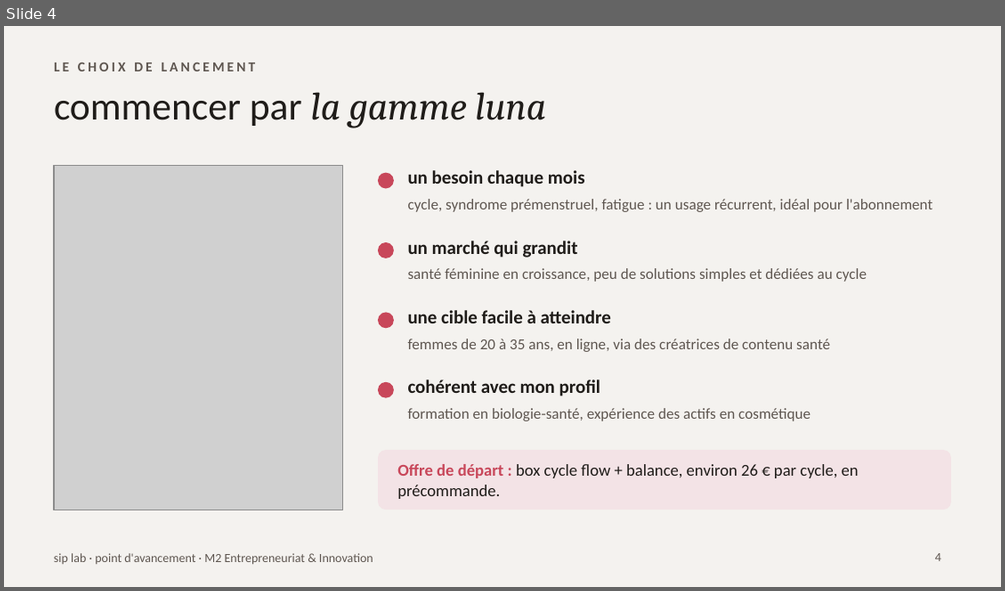
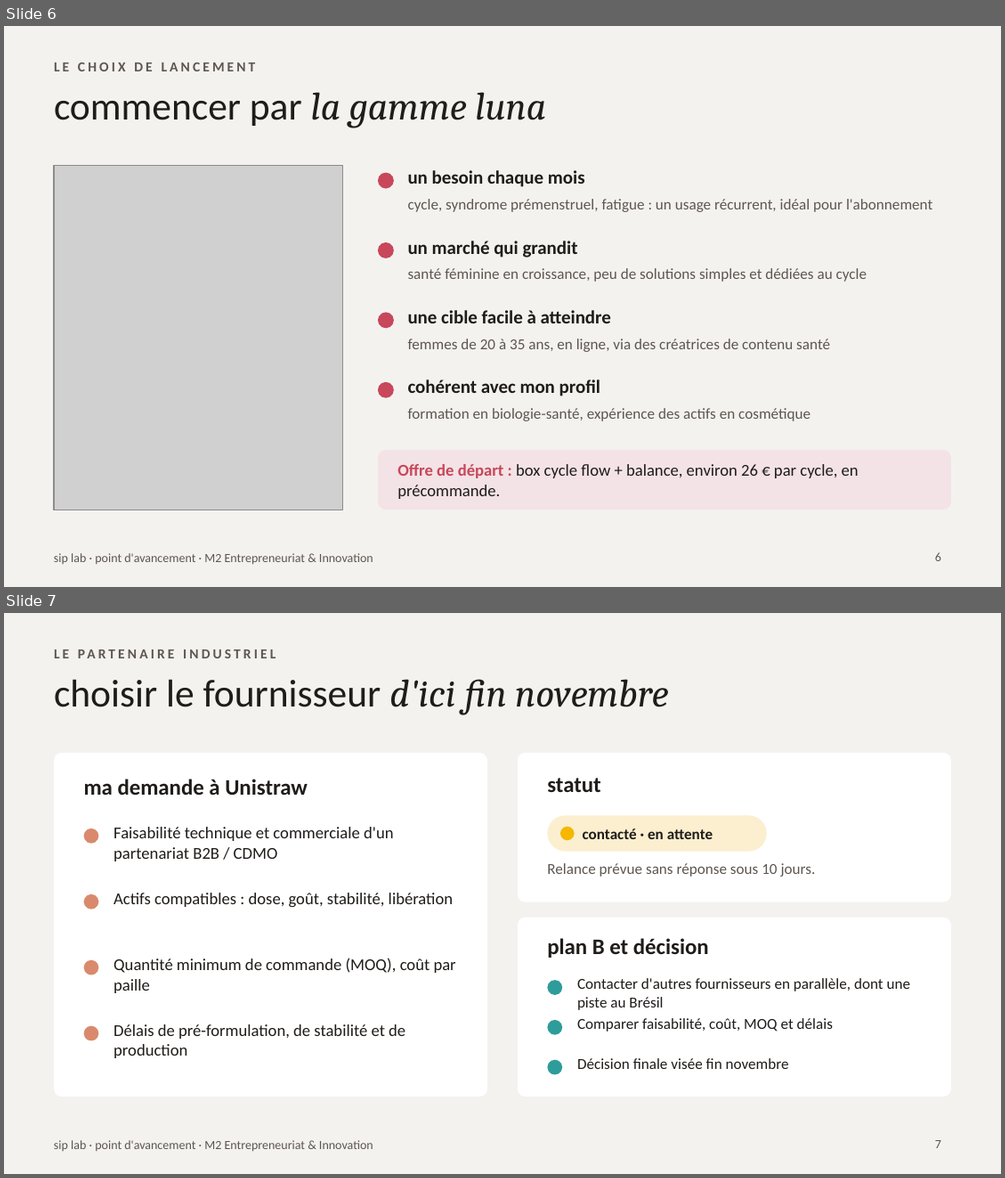
Before and after one commit to nisrine-max/mon-sitee, a slide deck: pitch/siplab-point-avancement-FR.pptx. Shown one above the other, each under a label of ours: slide 4 before the commit, slides 6 and 7 after it. The pictures are 1005x591 and 1005x1178 pixels, drawn with LibreOffice and Linux fonts; fonts in the diff are those of the drawing; grey boxes stand for pictures. Boxes give left, top, right and bottom in pixels: in the first picture for what was removed or moved away, otherwise in the second. Text is boxed around its words. In the diff, an @@ line names an element or a change of style, - is before the commit and + after.

```diff
--- a/pitch/siplab-point-avancement-FR.pptx
+++ b/pitch/siplab-point-avancement-FR.pptx
@@ slide 7 added at (x1=4, y1=613, x2=1001, y2=1174), background #F4F2EF; not listed: 1 template element that a slide beside it also shows @@
@@ text added at (x1=54, y1=645, x2=951, y2=670), 10 pt, text #5E5650, bold @@
+LE PARTENAIRE INDUSTRIEL
@@ title added at (x1=54, y1=679, x2=668, y2=715), 28 pt, text #1F1C19 @@
+choisir le fournisseur d'ici fin novembre
@@ rounded rectangle added at (x1=54, y1=753, x2=487, y2=1096), fill #FFFFFF @@
@@ rounded rectangle added at (x1=518, y1=753, x2=951, y2=902), fill #FFFFFF @@
@@ text added at (x1=84, y1=779, x2=307, y2=795), 16 pt, text #1F1C19, bold @@
+ma demande à Unistraw
@@ text added at (x1=547, y1=778, x2=600, y2=792), 16 pt, text #1F1C19, bold @@
+statut
@@ rounded rectangle added at (x1=547, y1=815, x2=767, y2=852), fill #FCEFD0 @@
@@ ellipse added at (x1=84, y1=828, x2=98, y2=844), fill #D98A6C @@
@@ text added at (x1=113, y1=827, x2=393, y2=861), 12 pt, text #1F1C19 @@
+Faisabilité technique et commerciale d'un partenariat B2B / CDMO
@@ ellipse added at (x1=560, y1=827, x2=574, y2=840), fill #F5B700 @@
@@ text added at (x1=582, y1=828, x2=712, y2=839), 11 pt, text #1F1C19, bold @@
+contacté · en attente
@@ text added at (x1=547, y1=863, x2=816, y2=876), 11 pt, text #5E5650 @@
+Relance prévue sans réponse sous 10 jours.
@@ ellipse added at (x1=84, y1=894, x2=98, y2=909), fill #D98A6C @@
@@ text added at (x1=113, y1=892, x2=453, y2=907), 12 pt, text #1F1C19 @@
+Actifs compatibles : dose, goût, stabilité, libération
@@ rounded rectangle added at (x1=518, y1=917, x2=951, y2=1096), fill #FFFFFF @@
@@ text added at (x1=113, y1=957, x2=456, y2=993), 12 pt, text #1F1C19 @@
+Quantité minimum de commande (MOQ), coût par paille
@@ text added at (x1=547, y1=938, x2=709, y2=957), 16 pt, text #1F1C19, bold @@
+plan B et décision
@@ ellipse added at (x1=84, y1=960, x2=98, y2=975), fill #D98A6C @@
@@ ellipse added at (x1=547, y1=980, x2=562, y2=995), fill #2E9C9A @@
@@ text added at (x1=577, y1=978, x2=911, y2=1010), 11 pt, text #1F1C19 @@
+Contacter d'autres fournisseurs en parallèle, dont une piste au Brésil
@@ ellipse added at (x1=84, y1=1026, x2=98, y2=1040), fill #D98A6C @@
@@ text added at (x1=113, y1=1024, x2=405, y2=1058), 12 pt, text #1F1C19 @@
+Délais de pré-formulation, de stabilité et de production
@@ ellipse added at (x1=547, y1=1020, x2=562, y2=1035), fill #2E9C9A @@
@@ text added at (x1=577, y1=1018, x2=833, y2=1031), 11 pt, text #1F1C19 @@
+Comparer faisabilité, coût, MOQ et délais
@@ ellipse added at (x1=547, y1=1060, x2=562, y2=1075), fill #2E9C9A @@
@@ text added at (x1=577, y1=1058, x2=789, y2=1069), 11 pt, text #1F1C19 @@
+Décision finale visée fin novembre
@@ page number added at (x1=935, y1=1140, x2=941, y2=1148), 9 pt, text #5E5650 @@
+7
@@ what was slide 4 is now slide 6 @@
@@ page number at (x1=935, y1=552, x2=941, y2=561): text changed @@
-4
+6
```
Also in this commit, not shown: 7 slides changed, 2 other slides added, 1 slide removed.
